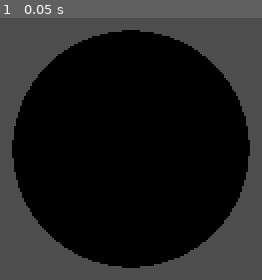
Above: before the commit, frame 1.
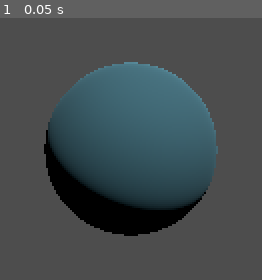
Above: after the commit, the same moment.

Repository: nonyx777/AllAboutNoise
Game: Godot game, scene res://Scene/procedural_planet.tscn
The game is run twice, just before and just after one commit, with the same random seed, the same clock (stepped at 60 frames per second) and the same inputs. Before the commit the project starts from res://Scene/main.tscn.
Inputs:
- Up to frame 1 (0.05 s): no input

The runs differ from the first frame. In frame 1, 58% of the frame differs, in the area x 4-96%, y 4-96%.

Commit message:
Planet radius and color edited from editor mode

Diff:
--- /dev/null
+++ b/Resources/planet.gd
@@ -0,0 +1,18 @@
+class_name Planet extends Resource
+@export var radius: float:
+	set(p_radius):
+		radius = p_radius
+		changed.emit()
+@export var height: float:
+	set(p_height):
+		height = p_height
+		changed.emit()
+@export var color: Color:
+	set(p_color):
+		color = p_color
+		changed.emit()
+
+func _init(p_radius = 0.5, p_height = 1.0, p_color = Color.ANTIQUE_WHITE) -> void:
+	radius = p_radius
+	height = p_height
+	color = p_color
--- /dev/null
+++ b/Resources/planet.tres
@@ -0,0 +1,9 @@
+[gd_resource type="Resource" script_class="Planet" load_steps=2 format=3 uid="uid://yk1d5rvlox8b"]
+
+[ext_resource type="Script" path="res://Resources/planet.gd" id="1_m1wbk"]
+
+[resource]
+script = ExtResource("1_m1wbk")
+radius = 0.5
+height = 1.0
+color = Color(0.244769, 0.418977, 0.472614, 1)
--- a/Scene/main.tscn
+++ b/Scene/main.tscn
@@ -1,7 +1,3 @@
-[gd_scene load_steps=2 format=3 uid="uid://dxeeydynm52kp"]
-
-[ext_resource type="PackedScene" uid="uid://cg6vqht6jsj65" path="res://Scene/gradient_noise.tscn" id="1_f5bdx"]
+[gd_scene format=3 uid="uid://dxeeydynm52kp"]
 
 [node name="Main" type="Node3D"]
-
-[node name="ValueNoise" parent="." instance=ExtResource("1_f5bdx")]
--- /dev/null
+++ b/Scene/procedural_planet.tscn
@@ -0,0 +1,25 @@
+[gd_scene load_steps=5 format=3 uid="uid://1o6dktjcpns"]
+
+[ext_resource type="Script" path="res://Script/procedural_planet.gd" id="1_vq354"]
+[ext_resource type="Resource" uid="uid://yk1d5rvlox8b" path="res://Resources/planet.tres" id="2_5ss48"]
+
+[sub_resource type="StandardMaterial3D" id="StandardMaterial3D_rbxwp"]
+albedo_color = Color(0.244769, 0.418977, 0.472614, 1)
+
+[sub_resource type="SphereMesh" id="SphereMesh_db6dx"]
+material = SubResource("StandardMaterial3D_rbxwp")
+
+[node name="ProceduralPlanet" type="Node3D" node_paths=PackedStringArray("planet")]
+script = ExtResource("1_vq354")
+property = ExtResource("2_5ss48")
+planet = NodePath("Planet")
+
+[node name="Planet" type="MeshInstance3D" parent="."]
+mesh = SubResource("SphereMesh_db6dx")
+
+[node name="Camera3D" type="Camera3D" parent="."]
+transform = Transform3D(-0.352315, -0.213778, 0.911138, 0, 0.973562, 0.228425, -0.935881, 0.0804774, -0.343, 3.12463, 0.783353, -1.17628)
+
+[node name="DirectionalLight3D" type="DirectionalLight3D" parent="."]
+transform = Transform3D(-0.866023, -0.433016, 0.250001, 0, 0.499998, 0.866027, -0.500003, 0.749999, -0.43301, 0, 0, 0)
+shadow_enabled = true
--- /dev/null
+++ b/Script/procedural_planet.gd
@@ -0,0 +1,17 @@
+@tool
+extends Node3D
+
+@export var property: Resource:
+	set(p_resource):
+		if property != null:
+			property.changed.disconnect(_on_resource_set)
+		property = p_resource
+		property.changed.connect(_on_resource_set)
+
+@export var planet: MeshInstance3D
+
+func _on_resource_set():
+	if property:
+		planet.mesh.radius = property.radius
+		planet.mesh.height = property.height
+		planet.mesh.surface_get_material(0).albedo_color = property.color;
--- /dev/null
+++ b/ShaderScript/procedural_planet.gdshader
@@ -0,0 +1 @@
+shader_type spatial;
--- a/project.godot
+++ b/project.godot
@@ -11,6 +11,6 @@
 [application]
 
 config/name="AllAboutNoise"
-run/main_scene="res://Scene/main.tscn"
+run/main_scene="res://Scene/procedural_planet.tscn"
 config/features=PackedStringArray("4.3", "Forward Plus")
 config/icon="res://icon.svg"
